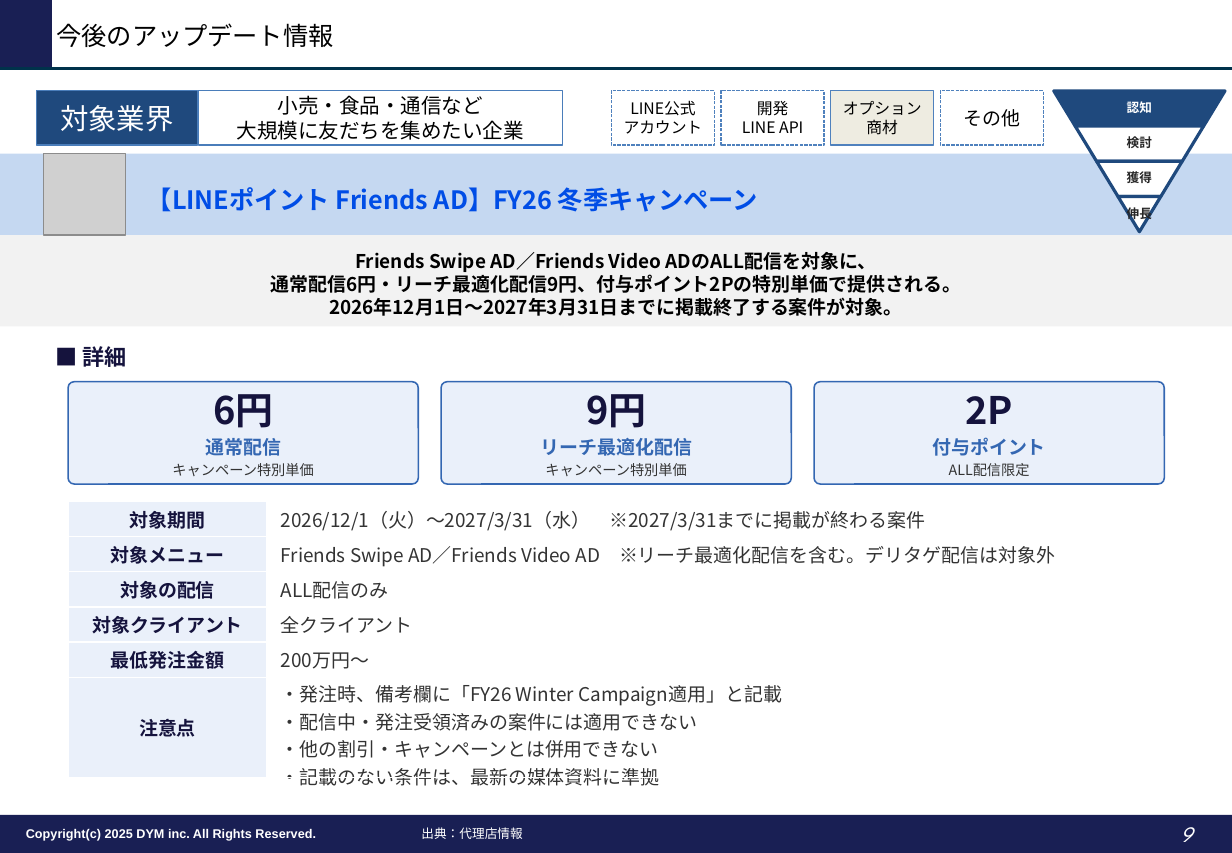
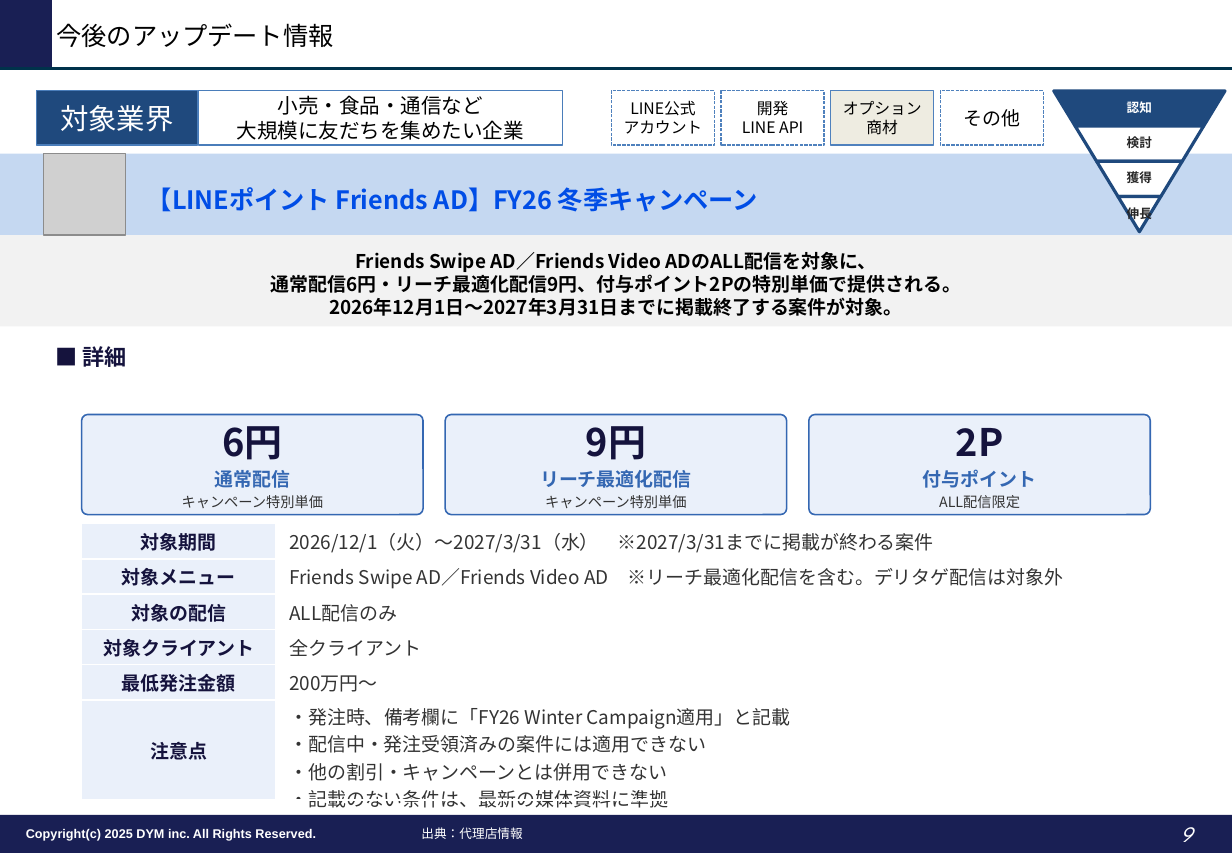
Before and after one commit to tonomura-r-dev/folder, a slide deck: slide 9 of LINEOA媒体最新情報_2026年10月トレンドレポート.pptx. Drawn at 1232x853 pixels with LibreOffice and Linux fonts; fonts in the diff are those of the drawing; grey boxes stand for pictures; background and template pictures are left out. Boxes give left, top, right and bottom in pixels: in the first picture for what was removed or moved away, otherwise in the second. Text is boxed around its words. In the diff, an @@ line names an element or a change of style, - is before the commit and + after.

```diff
--- a/LINEOA媒体最新情報_2026年10月トレンドレポート.pptx
+++ b/LINEOA媒体最新情報_2026年10月トレンドレポート.pptx
@@ rounded rectangle "6円": place and size @@
-rounded rectangle "6円" at (68,382,419,485)
+rounded rectangle "6円" at (82,414,423,514)
@@ rounded rectangle "9円": place and size @@
-rounded rectangle "9円" at (441,382,792,485)
+rounded rectangle "9円" at (446,414,787,514)
@@ rounded rectangle "2P": place and size @@
-rounded rectangle "2P" at (815,382,1165,485)
+rounded rectangle "2P" at (809,414,1150,514)
@@ table: place and size @@
-table at (68,502,1165,790)
+table at (82,523,1151,812)
```
Also in this commit, not shown: 9 other slides changed, 1 other file.
